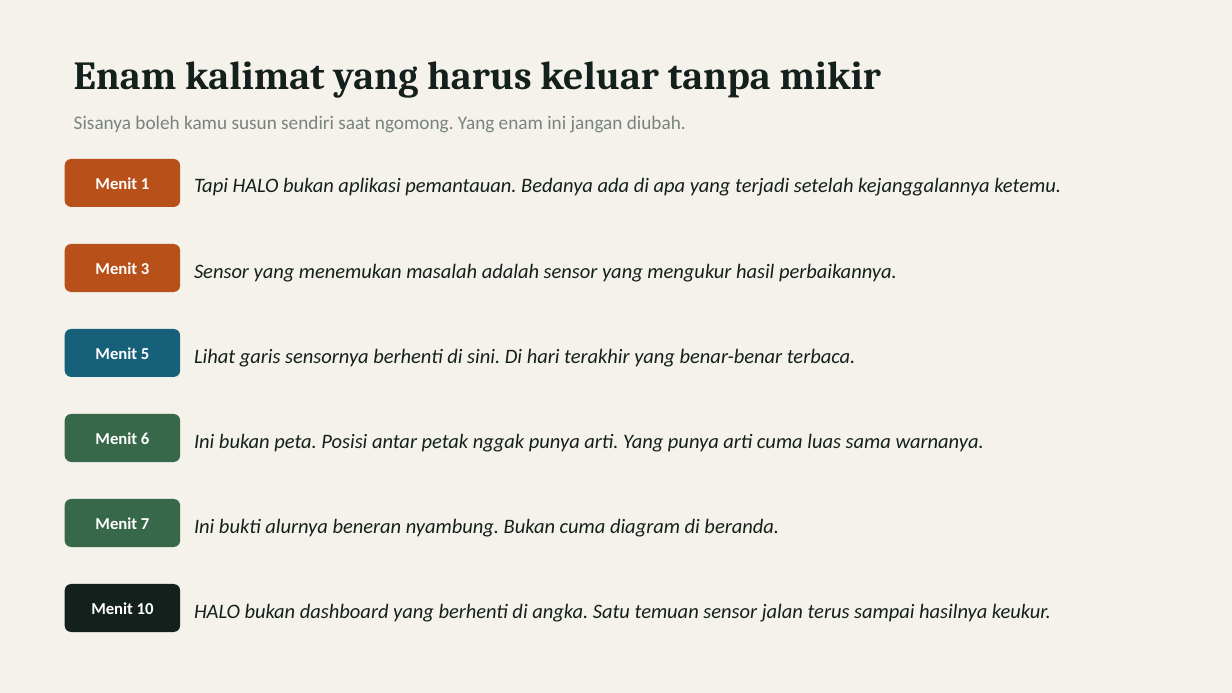
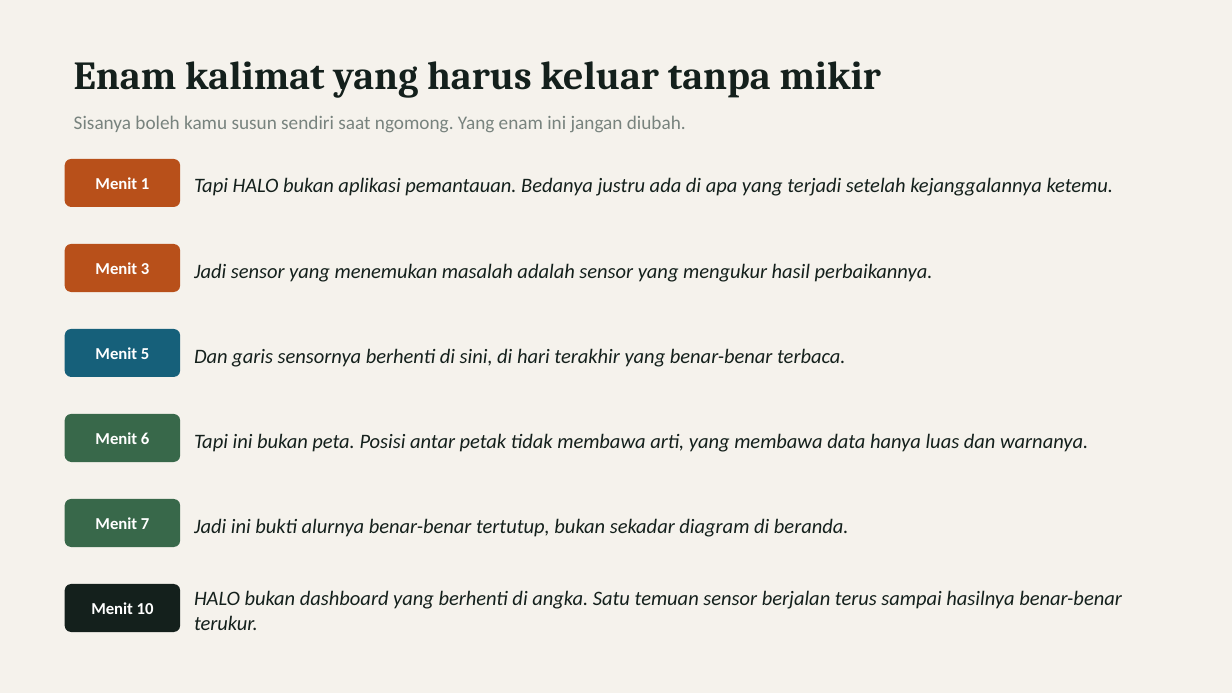
Before and after one commit to GianneAngely/halo-itcc2026, a slide deck: slide 2 of latihan-final/Naskah Presentasi HALO.pptx. Drawn at 1232x693 pixels with LibreOffice and Linux fonts; fonts in the diff are those of the drawing. Boxes give left, top, right and bottom in pixels: in the first picture for what was removed or moved away, otherwise in the second. Text is boxed around its words. In the diff, an @@ line names an element or a change of style, - is before the commit and + after.

Commit message:
Naskah ditulis ulang supaya mengalir dan muat sepuluh menit
Versi sebelumnya kalimatnya patah-patah, lebih mirip daftar yang
dibacakan daripada orang yang sedang menjelaskan. Sekarang kalimatnya
disambung dengan sebab-akibat, dan daftar tiga kata yang dipotong-potong
dibuang.

Kalimat meta seperti menjelaskan aturan sendiri ikut dibuang karena
memakan waktu tanpa menambah nilai. Naskahnya turun ke 856 kata,
sekitar sembilan menit di tempo pelan, ditambah waktu untuk mengklik.

```diff
--- a/latihan-final/Naskah Presentasi HALO.pptx
+++ b/latihan-final/Naskah Presentasi HALO.pptx
@@ text at box(194, 177, 1114, 196): text changed @@
-Tapi HALO bukan aplikasi pemantauan. Bedanya ada di apa yang terjadi setelah kejanggalannya ketemu.
+Tapi HALO bukan aplikasi pemantauan. Bedanya justru ada di apa yang terjadi setelah kejanggalannya ketemu.
@@ text at box(194, 263, 933, 282): text changed @@
-Sensor yang menemukan masalah adalah sensor yang mengukur hasil perbaikannya.
+Jadi sensor yang menemukan masalah adalah sensor yang mengukur hasil perbaikannya.
@@ text at box(194, 348, 846, 367): text changed @@
-Lihat garis sensornya berhenti di sini. Di hari terakhir yang benar-benar terbaca.
+Dan garis sensornya berhenti di sini, di hari terakhir yang benar-benar terbaca.
@@ text at box(194, 433, 1088, 452): text changed @@
-Ini bukan peta. Posisi antar petak nggak punya arti. Yang punya arti cuma luas sama warnanya.
+Tapi ini bukan peta. Posisi antar petak tidak membawa arti, yang membawa data hanya luas dan warnanya.
@@ text at box(194, 518, 849, 537): text changed @@
-Ini bukti alurnya beneran nyambung. Bukan cuma diagram di beranda.
+Jadi ini bukti alurnya benar-benar tertutup, bukan sekadar diagram di beranda.
@@ text at box(194, 590, 1122, 630): text changed @@
-HALO bukan dashboard yang berhenti di angka. Satu temuan sensor jalan terus sampai hasilnya keukur.
+HALO bukan dashboard yang berhenti di angka. Satu temuan sensor berjalan terus sampai hasilnya benar-benar terukur.
```
Also in this commit, not shown: 12 other slides changed.
